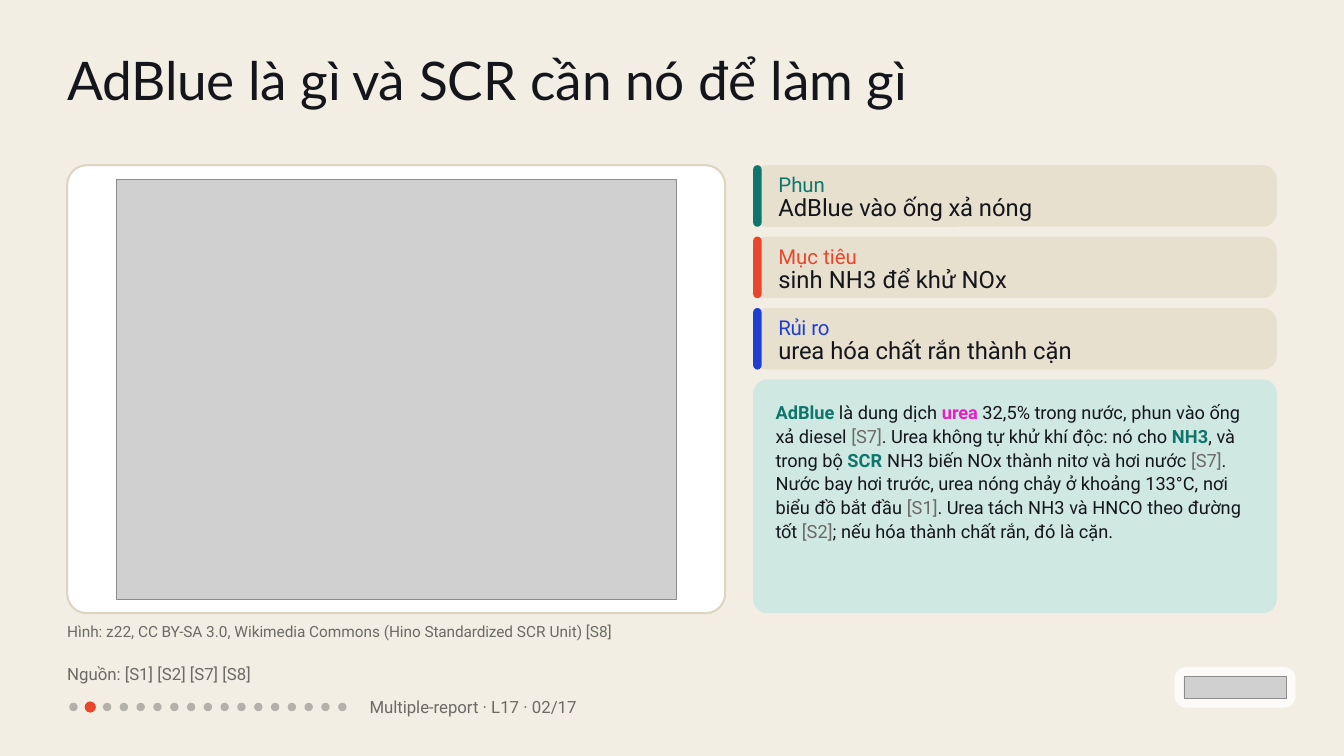
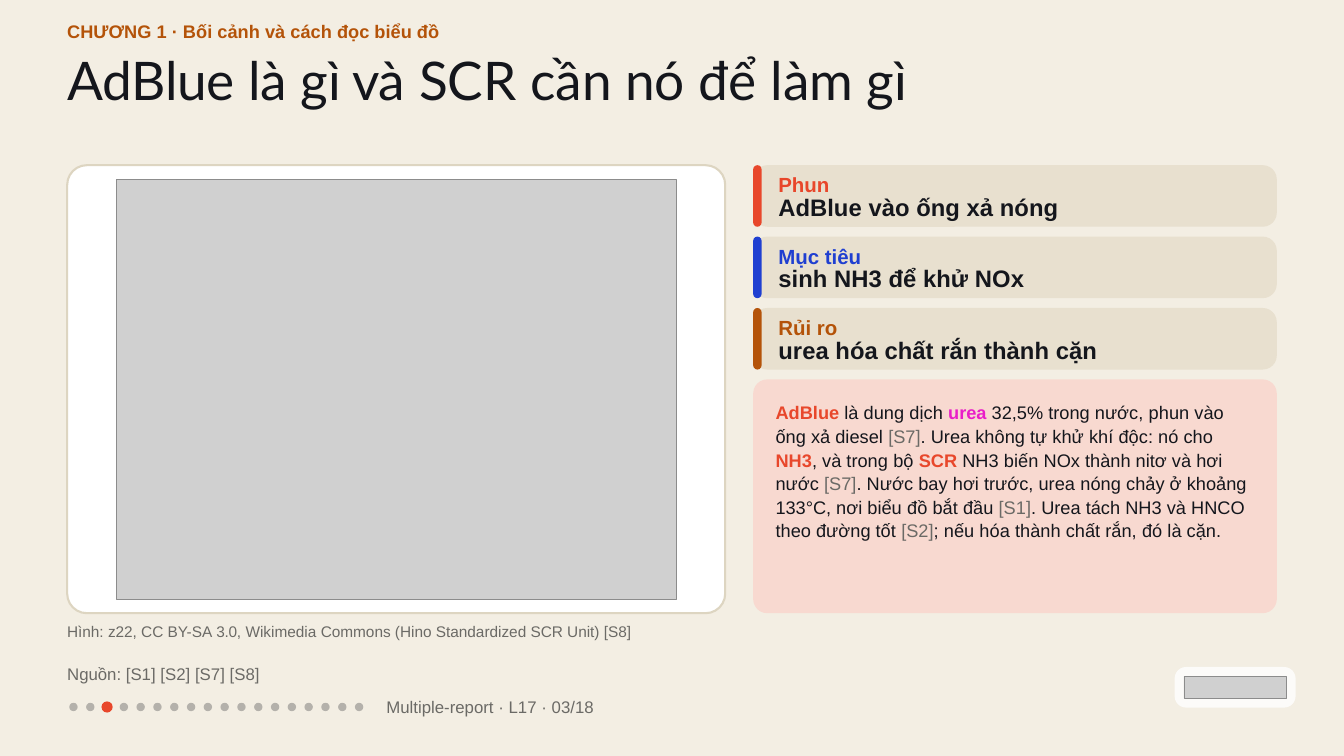
Before and after one commit to vohoailinh90/Multiple-report, a slide deck: slide 3 of lessons/L17/L17.pptx (slide 2 before the commit). Drawn at 1344x756 pixels with LibreOffice and Linux fonts; fonts in the diff are those of the drawing; grey boxes stand for pictures. Boxes give left, top, right and bottom in pixels: in the first picture for what was removed or moved away, otherwise in the second. Text is boxed around its words. In the diff, an @@ line names an element or a change of style, - is before the commit and + after.

```diff
--- a/lessons/L17/L17.pptx
+++ b/lessons/L17/L17.pptx
@@ text added at [67,24,439,42], 19.5 pt, text #B45309, bold @@
+CHƯƠNG 1 · Bối cảnh và cách đọc biểu đồ
@@ rounded rectangle: place and size @@
-rounded rectangle at [753,237,761,298]
+rounded rectangle at [753,165,761,227]
@@ rounded rectangle removed at [753,165,761,227] @@
@@ text "Phun" at [778,177,829,192]: font Roboto to Arial, text colour #0F766E to #E8472B, bold on @@
@@ text "AdBlue vào ống xả nóng" at [778,197,1058,221]: font Roboto to Arial, bold on; letter spacing -0.1 to 0 pt in "AdBlue vào"; letter spacing -0.3 to 0 pt in "xả" @@
@@ rounded rectangle: place and size @@
-rounded rectangle at [753,308,761,370]
+rounded rectangle at [753,237,761,298]
@@ text "Mục tiêu" at [778,248,861,268]: font Roboto to Arial, text colour #E8472B to #1F3FD1, bold on @@
@@ text "sinh NH3 để khử NOx" at [778,268,1024,288]: font Roboto to Arial, bold on; letter spacing 0.1 to 0 pt in "NH3 để"; letter spacing 0 to 0.1 pt in "NOx" @@
@@ rounded rectangle added at [753,308,761,370], fill #B45309 @@
@@ text "Rủi ro" at [778,319,837,335]: font Roboto to Arial, text colour #1F3FD1 to #B45309, bold on; letter spacing -0.5 to 0 pt in "Rủi"; letter spacing -0.1 to 0 pt in "ro" @@
@@ text "urea hóa chất rắn thành ..." at [778,340,1097,364]: font Roboto to Arial, bold on; letter spacing -0.2 to 0 pt in "urea rắn"; letter spacing -0.1 to 0 pt in "hóa chất" @@
@@ rounded rectangle at [753,380,1277,614]: fill #CFE8E2 to #F8D9D0 @@
@@ text "AdBlue là dung dịch urea ..." at [776,405,1247,541]: font Roboto to Arial; text colour #0F766E to #E8472B in "AdBlue NH3, SCR"; letter spacing -0.1 to 0 pt in "AdBlue urea trong vào [S7]. và trong ..."; letter spacing 0 to -0.1 pt in "32,5% 133°C,"; letter spacing 0.1 to 0 pt in "nước, NH3, SCR nước đồ đầu đường ..."; letter spacing -0.2 to 0 pt in "xả Urea urea Urea tốt"; letter spacing 0.2 to 0 pt in "NH3 NH3" @@
@@ text "Hình: z22, CC BY-SA 3.0, ..." at [67,625,631,640]: font Roboto to Arial; letter spacing -0.2 to 0 pt in "BY-SA"; letter spacing 0 to -0.2 pt in "3.0,"; letter spacing -0.1 to 0 pt in "Standardized"; letter spacing 0.1 to 0 pt in "SCR" @@
@@ text "Nguồn: [S1] [S2] [S7] [S8]" at [67,667,260,684]: font Roboto to Arial @@
@@ ellipse: place and size @@
-ellipse at [103,703,111,711]
+ellipse at [86,703,94,711]
@@ ellipse: place and size @@
-ellipse at [85,702,96,713]
+ellipse at [101,702,113,713]
@@ ellipse added at [355,703,363,711], fill #14161C at 28% opacity @@
@@ text at [386,701,594,717]: text changed; font Roboto to Arial @@
-Multiple-report · L17 · 02/17
+Multiple-report · L17 · 03/18
```
Also in this commit, not shown: 16 other slides changed, 1 slide added, 1 other file.
